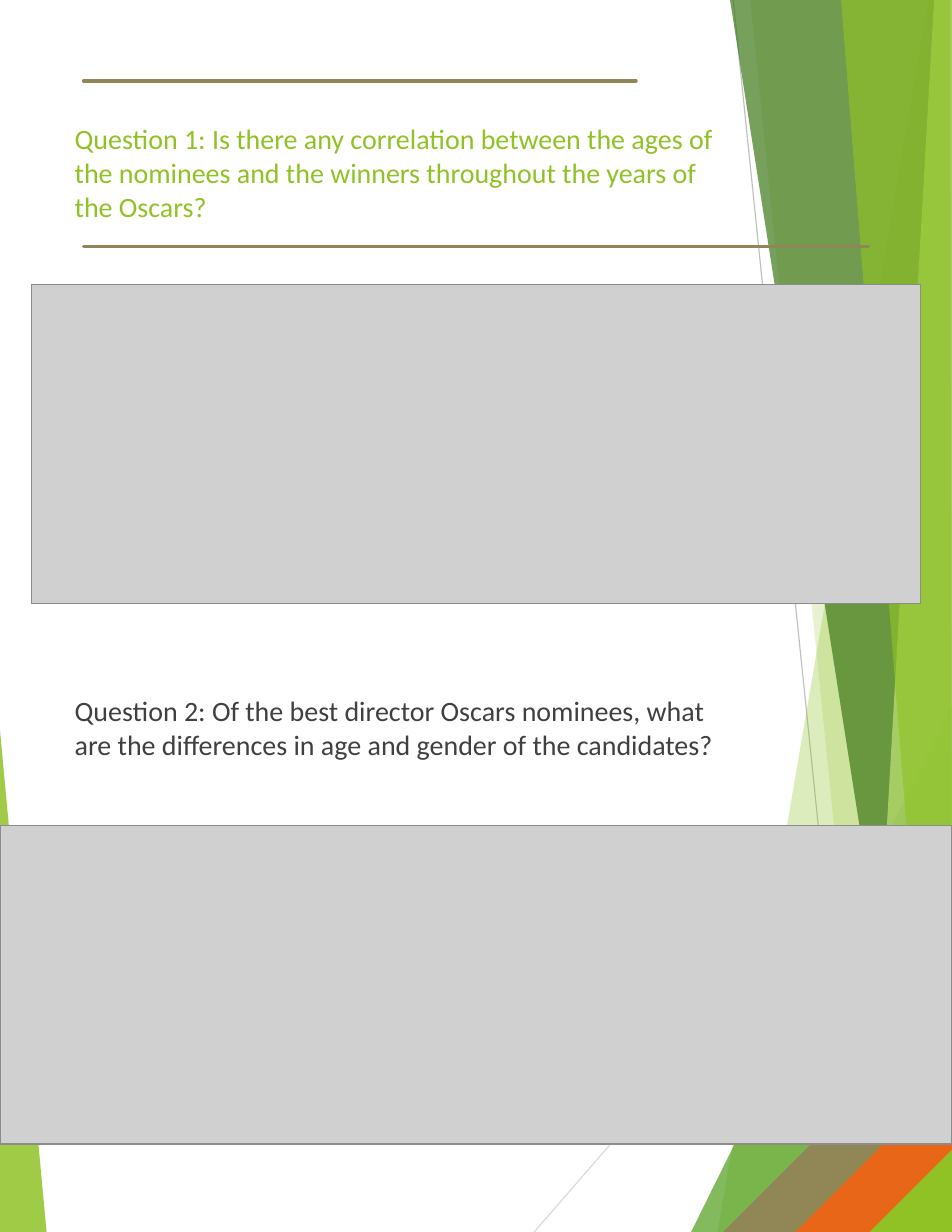
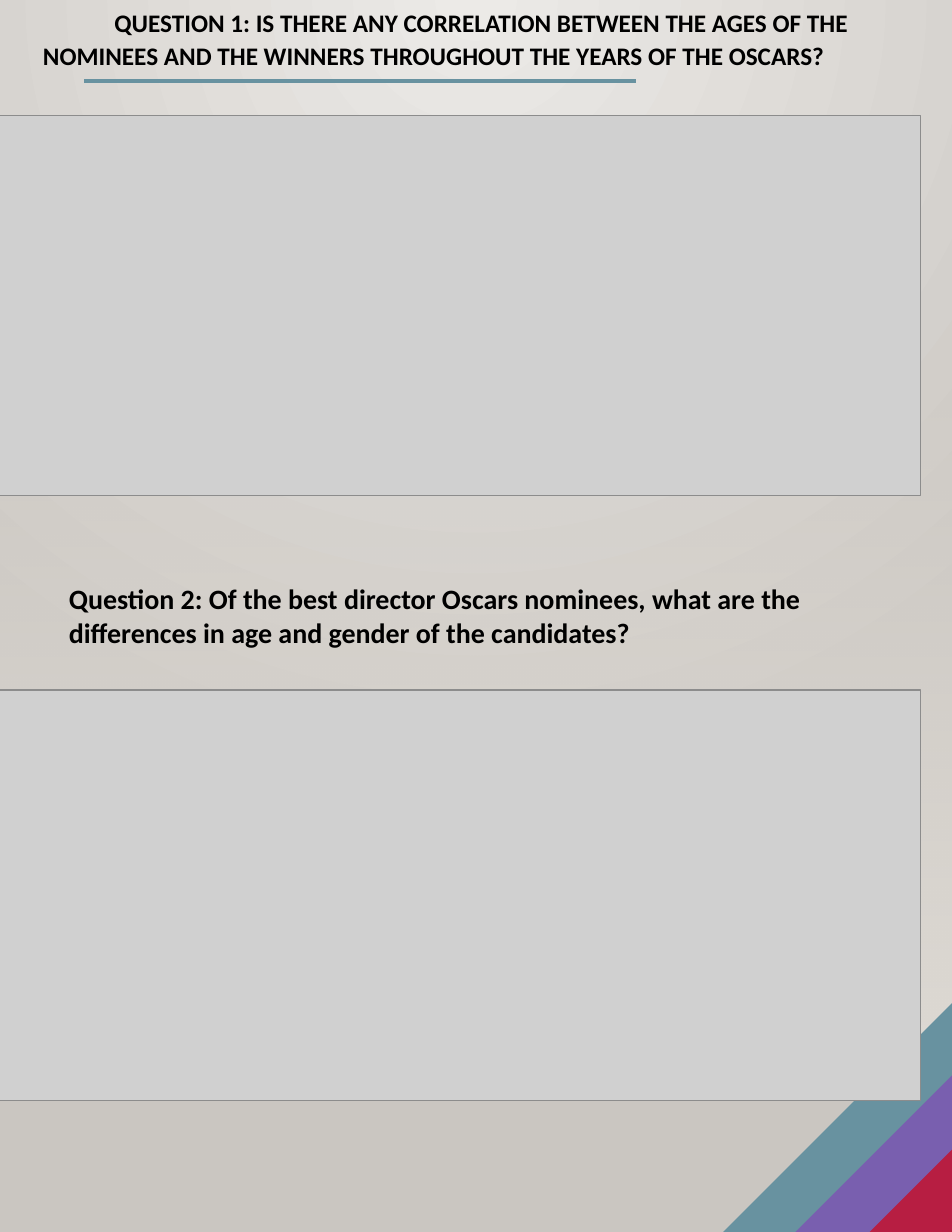
Before and after one commit to newton1021/project1, a slide deck: slide 7 of ANALYZING THE OSCARS.pptx. Drawn at 952x1232 pixels with LibreOffice and Linux fonts; fonts in the diff are those of the drawing; grey boxes stand for pictures; background and template pictures are left out. Boxes give left, top, right and bottom in pixels: in the first picture for what was removed or moved away, otherwise in the second. Text is boxed around its words. In the diff, an @@ line names an element or a change of style, - is before the commit and + after.

```diff
--- a/ANALYZING THE OSCARS.pptx
+++ b/ANALYZING THE OSCARS.pptx
@@ background #FFFFFF to gradient #ECEAE7 to #CAC7C1 @@
@@ title "QUESTION 1: IS THERE ANY ..." at box(43, 15, 848, 65): vertical alignment middle to top @@
@@ title at box(43, 15, 848, 65): text changed; size 18 to 16.2 pt; text colour #90C226 to #000000; bold on @@
-Question 1: Is there any correlation between the ages of the nominees and the winners throughout the years of the Oscars?
+QUESTION 1: IS THERE ANY CORRELATION BETWEEN THE AGES OF THE NOMINEES AND THE WINNERS THROUGHOUT THE YEARS OF THE OSCARS?
@@ line (636, 81) - (84, 81): stroke #918655 2.25 pt to #6892A0 2.25 pt @@
@@ picture: place and size @@
-picture at box(31, 284, 920, 604)
+picture at box(0, 115, 921, 495)
@@ line removed from (868, 246) to (84, 246) @@
@@ rectangle added at box(0, 362, 952, 1094), fill gradient #DFDBD5 @@
@@ text "Question 2: Of the best ...": place and size @@
-text "Question 2: Of the best ..." at box(75, 701, 713, 760)
+text "Question 2: Of the best ..." at box(69, 589, 800, 648)
@@ text "Question 2: Of the best ..." at box(69, 589, 800, 648): text colour #404040 to #000000, bold on; less space between paragraphs; vertical alignment middle to top @@
@@ picture: place and size @@
-picture at box(0, 825, 952, 1145)
+picture at box(0, 690, 921, 1100)
@@ group removed at box(0, 0, 952, 1232): 8 freeform shapes, 2 lines @@
@@ right triangle at box(724, 1004, 952, 1232): fill #918655 to #6892A0 @@
@@ right triangle at box(795, 1073, 952, 1232): fill #E76618 to #795FAF @@
@@ line added from (0, 1096) to (952, 1096), #000001 1 pt @@
@@ right triangle at box(870, 1147, 952, 1232): fill #90C226 to #B71E42 @@
```
Also in this commit, not shown: 9 other slides changed.
